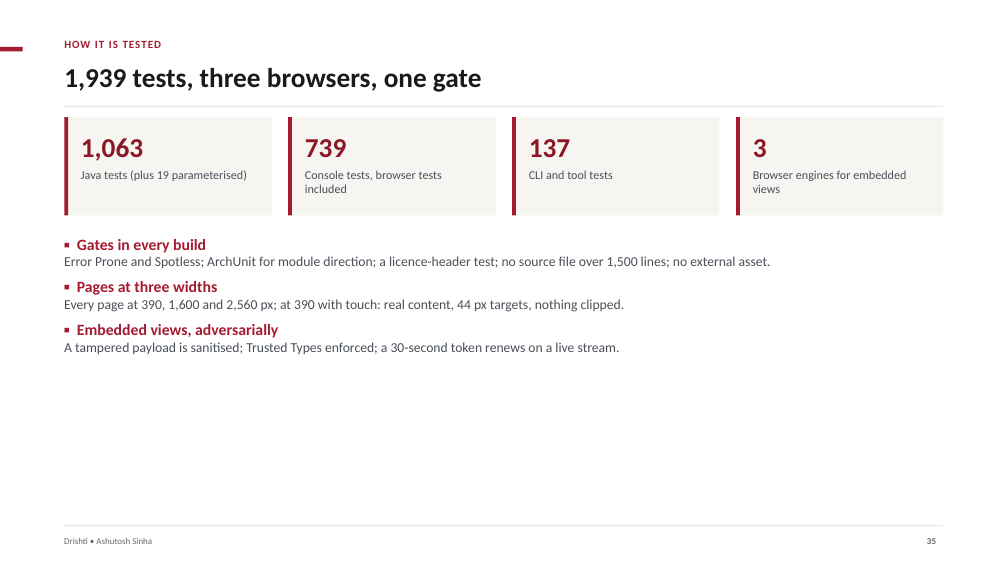
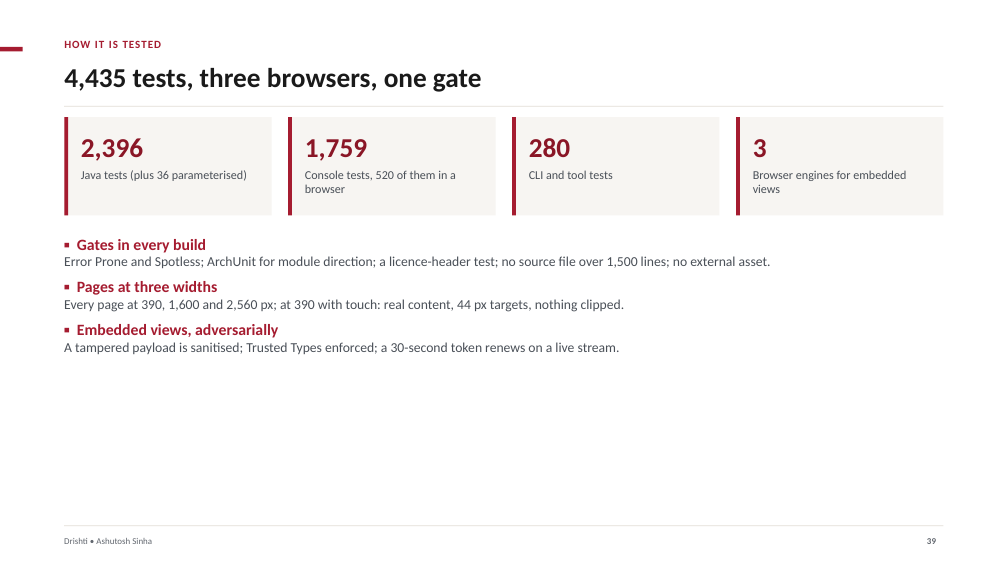
Before and after one commit to ajsinha/drishti, a slide deck: slide 39 of docs/publications/Drishti-Design-and-Evidence.pptx (slide 35 before the commit). Drawn at 1008x567 pixels with LibreOffice and Linux fonts; fonts in the diff are those of the drawing. Boxes give left, top, right and bottom in pixels: in the first picture for what was removed or moved away, otherwise in the second. Text is boxed around its words. In the diff, an @@ line names an element or a change of style, - is before the commit and + after.

```diff
--- a/docs/publications/Drishti-Design-and-Evidence.pptx
+++ b/docs/publications/Drishti-Design-and-Evidence.pptx
@@ title at (64, 68, 482, 92): text changed @@
-1,939 tests, three browsers, one gate
+4,435 tests, three browsers, one gate
@@ text at (81, 138, 143, 161): text changed @@
-1,063
+2,396
@@ text at (305, 139, 367, 161): text changed @@
-739
+1,759
@@ text at (529, 138, 570, 158): text changed @@
-137
+280
@@ text at (81, 170, 247, 181): text changed @@
-Java tests (plus 19 parameterised)
+Java tests (plus 36 parameterised)
@@ text at (305, 170, 456, 193): text changed @@
-Console tests, browser tests included
+Console tests, 520 of them in a browser
```
Also in this commit, not shown: 23 other slides changed, 5 slides added, 1 other file.
